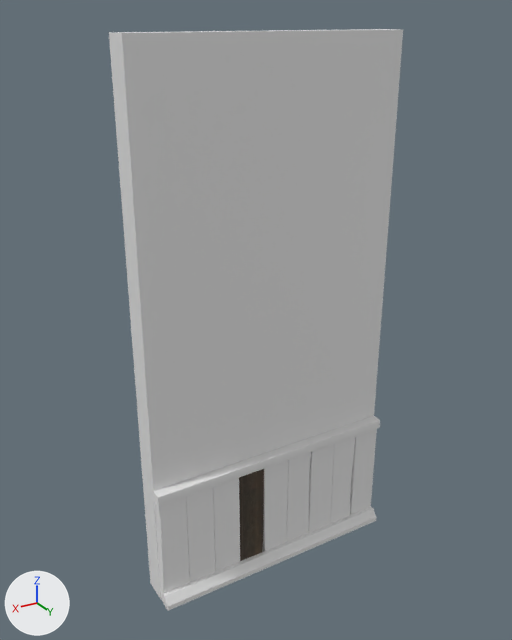
Two versions of the FBX model Assets/_Project/Content/Art/3D/Mesh/SM_Wall_2m_DG_01.fbx, one commit apart.
Before and after are seen from a 50 mm lens placed at (3.51, 3.92, 4.09), pointed at (1.08, -0.12, 2.07). Arrows for +X, +Y and +Z are at lower left; the lights stay in place. The older version comes first. Where no turn or scale is listed for an object, it has been applied to the vertices. Vertices at exactly the same position are counted once.

Names of what the first picture shows: 'SM_Wall_2m_DG_01'.
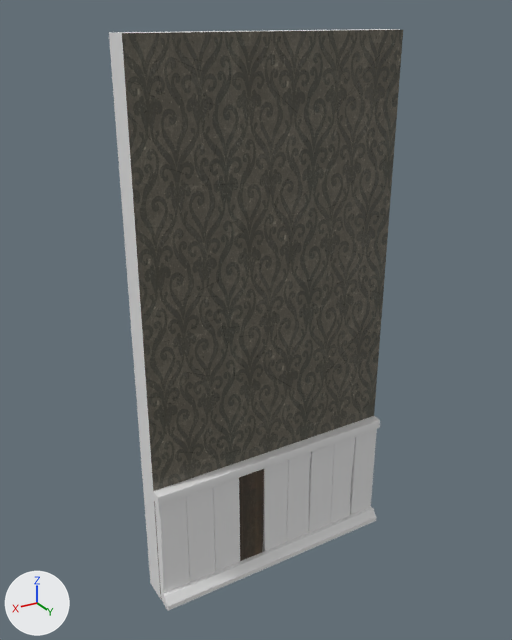
Pixel boxes (x1, y1, x2, y2) of what changed, in the pictures (512 x 640 px):
```json
{"part": 1, "of": "me_cube_124", "change": "recoloured", "before": [122, 30, 403, 594], "after": [122, 30, 403, 594], "on screen": "darker"}
```

Edits to the scene script, one JSON object a line:
```json
{"op": "add", "block": "img_t_wallpaper_old_green_albedo_srgb_png", "code": ["img_t_wallpaper_old_green_albedo_srgb_png = load_image('T_Wallpaper_Old_Green_Albedo_sRGB.png', '../Textures/T_Wallpaper_Old_Green/T_Wallpaper_Old_Green_Albedo_sRGB.png', 2048, 2048, 'sRGB')"]}
{"op": "add", "block": "img_t_wallpaper_old_green_roughness_raw_png", "code": ["img_t_wallpaper_old_green_roughness_raw_png = load_image('T_Wallpaper_Old_Green_Roughness_Raw.png', '../Textures/T_Wallpaper_Old_Green/T_Wallpaper_Old_Green_Roughness_Raw.png', 2048, 2048, 'Non-Color')"]}
{"op": "add", "block": "mat_t_wallpaper_old_green", "code": ["mat_t_wallpaper_old_green = bpy.data.materials.new('T_Wallpaper_Old_Green')", "# uses the picture img_t_wallpaper_old_green_albedo_srgb_png", "# uses the picture img_t_wallpaper_old_green_roughness_raw_png"]}
{"block": "me_cube_124", "where": "me_cube_124.from_pydata(...)  # 170 vertices, 93 faces; spans x 0.0..2.0, y -0.2..0.13, z 0.0..4.0"}
{"block": "me_cube_124", "where": "# used by ob_sm_wall_2m_dg_01; location = (0.0, 0.0, 0.0)"}
{"block": "me_cube_124", "change": "me_cube_124 part 1: the 1 face centred in x 1.0, y 0.0, z 2.0 switches from mat_t_concrete (its picture is missing) to mat_t_wallpaper_old_green"}
{"op": "add", "block": "me_cube_124", "code": "me_cube_124.materials.append(mat_t_wallpaper_old_green)"}
```
